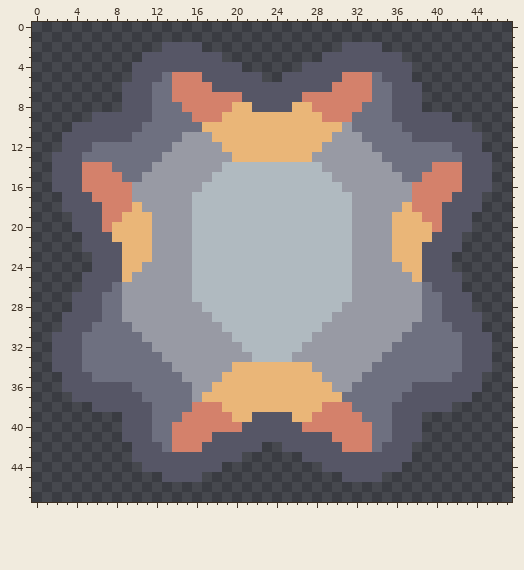
One commit to this pixel-art sprite: sprites/units/progressed/sentry-i-outline.png. The picture above is the old version.
The file is 48x48 pixels.
New version:
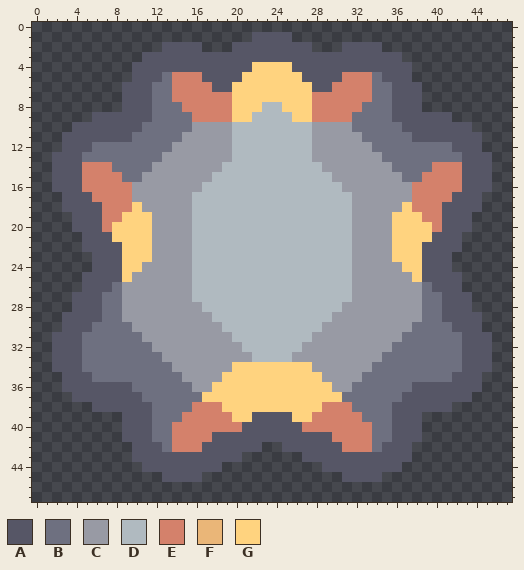
Palette (. is transparent): A #565666  B #6e7080  C #989aa4  D #b0bac0  E #d4816b  F #eab678  G #ffd37f
Difference:
@@ x 14..32 @@
  0 ...................
- 1 ...................
- 2 AAA..............AA
- 3 AAAAA..........AAAA
- 4 AAAAAAA......AAAAAA
- 5 EEEAAAAAA..AAAAAAEE
- 6 EEEEAAAAAAAAAAAAEEE
- 7 EEEEEEEAAAAAAEEEEEE
- 8 BEEEEEFFAAAAFFEEEEE
- 9 BBEEEFFFFFFFFFFEEEB
-10 BBBFFFFFFFFFFFFFFCB
-11 BCCCFFFFFFFFFFFFCCC
-12 CCCCCFFFFFFFFFFCCCC
-13 CCCCCCFFFFFFFFCCCCC
+ 1 ........AAAA.......
+ 2 AAA...AAAAAAAA...AA
+ 3 AAAAAAAAAAAAAAAAAAA
+ 4 AAAAAAAAGGGGAAAAAAA
+ 5 EEEAAAAGGGGGGAAAAEE
+ 6 EEEEAAGGGGGGGGAAEEE
+ 7 EEEEEEGGGGGGGGEEEEE
+ 8 BEEEEEGGGDDGGGEEEEE
+ 9 BBEEEEGGDDDDGGEEEEB
+10 BBCCCCDDDDDDDDCCCCB
+11 BCCCCCDDDDDDDDCCCCC
+12 CCCCCCDDDDDDDDCCCCC
+13 CCCCCCDDDDDDDDCCCCC
 14 CCCCCDDDDDDDDDDCCCC
@@ x 0..47 @@
 17 ...AAAEEEECCCCCCDDDDDDDDDDDDDDDDCCCCCCEEEEAAA...
-18 ...AAAAEEEFCCCCCDDDDDDDDDDDDDDDDCCCCCFEEEAAAA...
-19 ....AAAEEFFFCCCCDDDDDDDDDDDDDDDDCCCCFFFEEAAA....
-20 ....AAAEFFFFCCCCDDDDDDDDDDDDDDDDCCCCFFFFEAAA....
-21 .....AAAFFFFCCCCDDDDDDDDDDDDDDDDCCCCFFFFAAA.....
-22 .....AAAAFFFCCCCDDDDDDDDDDDDDDDDCCCCFFFAAAA.....
-23 ......AAAFFFCCCCDDDDDDDDDDDDDDDDCCCCFFFAAA......
-24 ......AAAFFCCCCCDDDDDDDDDDDDDDDDCCCCCFFAAA......
-25 .....AAAAFCCCCCCDDDDDDDDDDDDDDDDCCCCCCFAAAA.....
+18 ...AAAAEEEGCCCCCDDDDDDDDDDDDDDDDCCCCCGEEEAAAA...
+19 ....AAAEEGGGCCCCDDDDDDDDDDDDDDDDCCCCGGGEEAAA....
+20 ....AAAEGGGGCCCCDDDDDDDDDDDDDDDDCCCCGGGGEAAA....
+21 .....AAAGGGGCCCCDDDDDDDDDDDDDDDDCCCCGGGGAAA.....
+22 .....AAAAGGGCCCCDDDDDDDDDDDDDDDDCCCCGGGAAAA.....
+23 ......AAAGGGCCCCDDDDDDDDDDDDDDDDCCCCGGGAAA......
+24 ......AAAGGCCCCCDDDDDDDDDDDDDDDDCCCCCGGAAA......
+25 .....AAAAGCCCCCCDDDDDDDDDDDDDDDDCCCCCCGAAAA.....
 26 .....AAABCCCCCCCDDDDDDDDDDDDDDDDCCCCCCCBAAA.....
@@ x 14..32 @@
 33 CCCCCCCCDDDDCCCCCCC
-34 CCCCCCFFFFFFFFCCCCC
-35 BCCCCFFFFFFFFFFCCCC
-36 BBCCFFFFFFFFFFFFCCB
-37 BBCFFFFFFFFFFFFFFBB
-38 BBEEEFFFFFFFFFFEEEB
-39 BEEEEEFFAAAAFFEEEEE
+34 CCCCCCGGGGGGGGCCCCC
+35 BCCCCGGGGGGGGGGCCCC
+36 BBCCGGGGGGGGGGGGCCB
+37 BBBGGGGGGGGGGGGGGBB
+38 BBEEEGGGGGGGGGGEEEB
+39 BEEEEEGGAAAAGGEEEEE
 40 EEEEEEEAAAAAAEEEEEE
Changed places in both pictures, as pixel boxes (x1, y1, x2, y2):
changed: (192, 32, 342, 162)
changed: (112, 202, 152, 282)
changed: (392, 202, 432, 282)
changed: (192, 362, 342, 422)
